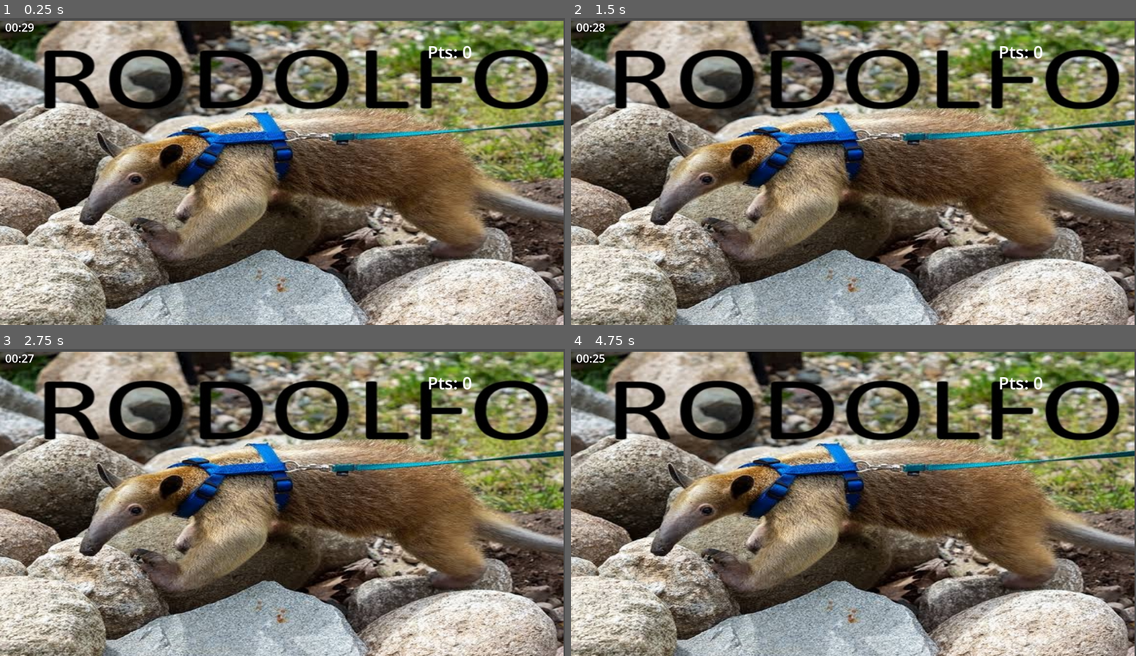
Above: before the commit, frames 1-4 (two rows, left to right).
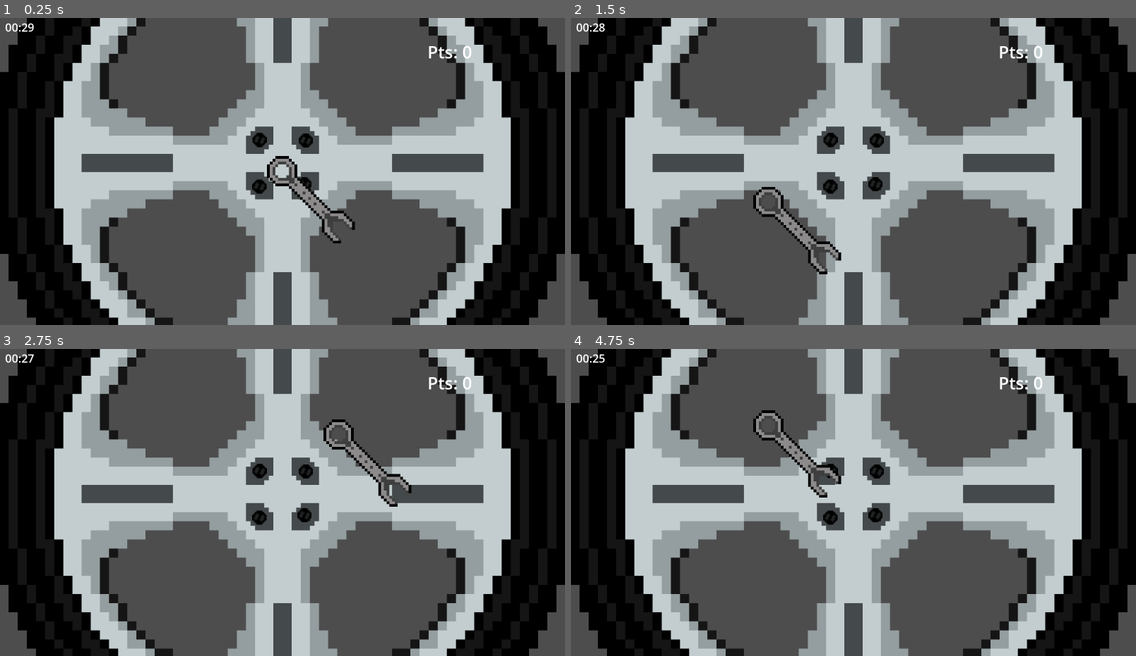
Above: after the commit, the same moments.

Repository: Joaokoojo/Garagem-16
Game: Godot game, scene res://Scenes/CarScenes/Wheel/wheel_scene.tscn
The game is run twice, just before and just after one commit, with the same random seed, the same clock (stepped at 60 frames per second) and the same inputs. This scene is started directly instead of the project's main scene.
Inputs (mouse positions are in pixels of both pictures, inside the frame that each line leads up to):
- Up to frame 1 (0.25 s): no input
- Up to frame 2 (1.5 s): tap Enter at 0.5 s; move the mouse to (977, 156) at 0.52 s; click (977, 156) at 0.67 s; tap R (Restart) at 1.25 s; drag from (740, 186) to (825, 232) at 1.27 s
- Up to frame 3 (2.75 s): tap R (Restart) at 2 s; move the mouse to (339, 434) at 2.02 s; click (339, 434) at 2.17 s
- Up to frame 4 (4.75 s): tap R (Restart) at 2.75, 3.5, 4.15 s; drag from (825, 563) to (684, 456) at 2.77 s; move the mouse to (1023, 548) at 3.52 s; click (1023, 548) at 3.67 s; drag from (684, 456) to (768, 425) at 4.27 s

The runs differ from the first frame. In frame 1, 92% of the frame differs, in the area x 0-100%, y 0-100%; in frame 2, 92%; in frame 3, 92%; in frame 4, 92%.

Commit message:
caralho foi eu acho

Diff:
--- /dev/null
+++ b/Scenes/CarScenes/Wheel/chave_de_roda.gd
@@ -0,0 +1,36 @@
+extends Node2D
+
+var travado = false
+var alvo_parafuso : Node2D = null
+
+func _ready():
+	# Esconde o cursor do mouse
+	Input.set_mouse_mode(Input.MOUSE_MODE_HIDDEN)
+	# Garante que este objeto fique na frente de todos os outros
+	z_index = 1000  # Valor alto para prioridade máxima
+
+func _process(delta):
+	if not travado:
+		global_position = get_global_mouse_position()  # Usa global_position para precisão
+	elif alvo_parafuso:
+		global_position = alvo_parafuso.global_position
+
+func _unhandled_input(event):
+	if travado and alvo_parafuso and event is InputEventMouseButton:
+		if event.button_index == MOUSE_BUTTON_WHEEL_UP and event.pressed:
+			_apertar_chave(1)
+		elif event.button_index == MOUSE_BUTTON_WHEEL_DOWN and event.pressed:
+			_apertar_chave(-1)
+	elif event is InputEventMouseButton and event.button_index == MOUSE_BUTTON_RIGHT and event.pressed:
+		travado = false
+		alvo_parafuso = null
+
+func _apertar_chave(direcao: int):
+	var rotacao = deg_to_rad(direcao * 30)
+	rotation += rotacao
+	if alvo_parafuso.has_method("apertar"):  # Verificação segura
+		alvo_parafuso.call("apertar", abs(direcao * 5))
+
+func _exit_tree():
+	# Restaura o cursor padrão
+	Input.set_mouse_mode(Input.MOUSE_MODE_VISIBLE)
--- /dev/null
+++ b/Scenes/CarScenes/Wheel/parafusos.gd
@@ -0,0 +1,50 @@
+extends Area2D
+
+var aperto : float = 0.0
+@onready var chave = get_tree().get_first_node_in_group("chave")
+var parafuso_completo = false
+var tempo_inicio_aperto : float = 0.0
+
+func _ready():
+	add_to_group("parafusos")
+	tempo_inicio_aperto = Time.get_ticks_msec()
+
+func _input_event(viewport, event, shape_idx):
+	if event is InputEventMouseButton and event.pressed and event.button_index == MOUSE_BUTTON_LEFT:
+		chave.travado = true
+		chave.alvo_parafuso = self
+
+func apertar(valor: float):
+	if parafuso_completo:
+		return
+
+	aperto += valor
+	aperto = clamp(aperto, 0, 100)
+	print("Aperto: ", round(aperto), "%")
+
+	if aperto >= 100 and not parafuso_completo:
+		parafuso_completo = true
+		var tempo_gasto = (Time.get_ticks_msec() - tempo_inicio_aperto) / 1000.0
+		var pontos = max(100 - tempo_gasto * 10, 10)  # mínimo 10 pontos
+
+		GlobalTimer.add_score(pontos)  # ✅ Soma os pontos no sistema
+
+		print("✅ Parafuso completo! Tempo: ", tempo_gasto, "s | Pontos: +", pontos)
+
+		if chave:
+			chave.travado = false
+			chave.alvo_parafuso = null
+
+		verificar_parafusos_completos()
+
+func verificar_parafusos_completos():
+	var completos = 0
+	for p in get_tree().get_nodes_in_group("parafusos"):
+		if p.has_method("esta_completo") and p.esta_completo():
+			completos += 1
+
+	if completos >= 4:
+		get_parent().finalizar_minigame()  # ✅ Agora quem finaliza é o minigame pai
+
+func esta_completo() -> bool:
+	return parafuso_completo
--- /dev/null
+++ b/Scenes/CarScenes/Wheel/wheel_scene.gd
@@ -0,0 +1,27 @@
+extends Node2D
+
+const PARAFUSOS_NECESSARIOS := 4
+var parafusos_completos := 0
+var tempo_inicio := 0.0
+
+func _ready():
+	tempo_inicio = Time.get_ticks_msec()
+	print("Minigame iniciado! Aperte ", PARAFUSOS_NECESSARIOS, " parafusos")
+
+func registrar_parafuso_completo():
+	parafusos_completos += 1
+	print("Progresso: ", parafusos_completos, "/", PARAFUSOS_NECESSARIOS)
+
+	if parafusos_completos >= PARAFUSOS_NECESSARIOS:
+		finalizar_minigame()
+
+func finalizar_minigame():
+	var tempo_decorrido = (Time.get_ticks_msec() - tempo_inicio) / 1000.0
+	print("Minigame completo em ", tempo_decorrido, " segundos!")
+
+	GlobalTimer.time_left += 10.0
+	GlobalTimer.add_minigame_time(tempo_decorrido)
+	GlobalTimer.add_score(100)
+
+	await get_tree().create_timer(1.0).timeout
+	get_tree().change_scene_to_file("res://Scenes/Main/MainScene.tscn")
--- a/Scenes/CarScenes/Wheel/wheel_scene.tscn
+++ b/Scenes/CarScenes/Wheel/wheel_scene.tscn
@@ -1,10 +1,73 @@
-[gd_scene load_steps=2 format=3 uid="uid://cxg02mqv82fm6"]
+[gd_scene load_steps=8 format=3 uid="uid://cxg02mqv82fm6"]
 
-[ext_resource type="Texture2D" uid="uid://7qotfktopv6d" path="res://Placeholders/images (2).jpg" id="1_ux7ga"]
+[ext_resource type="Script" uid="uid://drqio14plw8u" path="res://Scenes/CarScenes/Wheel/wheel_scene.gd" id="1_0nvu7"]
+[ext_resource type="Texture2D" uid="uid://bdqwbigr3w3wv" path="res://Sprites/Sprites Menores/Quest Roda/sprite_roda19.png" id="1_imqb2"]
+[ext_resource type="Texture2D" uid="uid://cgmmw5tjp7u8h" path="res://Sprites/Sprites Menores/Quest Roda/sprite_chave_boca0.png" id="2_d5qru"]
+[ext_resource type="Script" uid="uid://ucks0d26l0nf" path="res://Scenes/CarScenes/Wheel/chave_de_roda.gd" id="3_00qtp"]
+[ext_resource type="Script" uid="uid://ccxnyt4hpggn" path="res://Scenes/CarScenes/Wheel/parafusos.gd" id="4_00qtp"]
+[ext_resource type="Texture2D" uid="uid://d27ba42g4pna7" path="res://Sprites/Sprites Menores/Quest Roda/Parafuso.png" id="5_0nvu7"]
+
+[sub_resource type="CircleShape2D" id="CircleShape2D_twfpg"]
+radius = 31.1448
 
 [node name="WheelScene" type="Node2D"]
+script = ExtResource("1_0nvu7")
 
-[node name="Sprite2D" type="Sprite2D" parent="."]
-position = Vector2(818, 553.5)
-scale = Vector2(3.41298, 2.40487)
-texture = ExtResource("1_ux7ga")
+[node name="Roda" type="Sprite2D" parent="."]
+position = Vector2(990, 510)
+texture = ExtResource("1_imqb2")
+
+[node name="Chave_de_roda" type="Sprite2D" parent="." groups=["chave"]]
+position = Vector2(1148, 508)
+scale = Vector2(0.6, 0.6)
+texture = ExtResource("2_d5qru")
+centered = false
+offset = Vector2(-90, -90)
+script = ExtResource("3_00qtp")
+
+[node name="Parafuso(Area2D)" type="Area2D" parent="."]
+position = Vector2(910, 429)
+script = ExtResource("4_00qtp")
+
+[node name="Parafuso" type="Sprite2D" parent="Parafuso(Area2D)"]
+scale = Vector2(5, 5)
+texture = ExtResource("5_0nvu7")
+
+[node name="CollisionShape2D" type="CollisionShape2D" parent="Parafuso(Area2D)"]
+shape = SubResource("CircleShape2D_twfpg")
+
+[node name="Parafuso(Area2D)2" type="Area2D" parent="."]
+position = Vector2(1071, 431)
+script = ExtResource("4_00qtp")
+
+[node name="Parafuso" type="Sprite2D" parent="Parafuso(Area2D)2"]
+position = Vector2(1, 0)
+scale = Vector2(5, 5)
+texture = ExtResource("5_0nvu7")
+
+[node name="CollisionShape2D" type="CollisionShape2D" parent="Parafuso(Area2D)2"]
+position = Vector2(0, -1)
+shape = SubResource("CircleShape2D_twfpg")
+
+[node name="Parafuso(Area2D)3" type="Area2D" parent="."]
+position = Vector2(910, 590)
+script = ExtResource("4_00qtp")
+
+[node name="Parafuso" type="Sprite2D" parent="Parafuso(Area2D)3"]
+position = Vector2(-1, 3)
+scale = Vector2(5, 5)
+texture = ExtResource("5_0nvu7")
+
+[node name="CollisionShape2D" type="CollisionShape2D" parent="Parafuso(Area2D)3"]
+shape = SubResource("CircleShape2D_twfpg")
+
+[node name="Parafuso(Area2D)4" type="Area2D" parent="."]
+position = Vector2(1066.96, 584.879)
+script = ExtResource("4_00qtp")
+
+[node name="Parafuso" type="Sprite2D" parent="Parafuso(Area2D)4"]
+scale = Vector2(5, 5)
+texture = ExtResource("5_0nvu7")
+
+[node name="CollisionShape2D" type="CollisionShape2D" parent="Parafuso(Area2D)4"]
+shape = SubResource("CircleShape2D_twfpg")
--- a/Timer.gd
+++ b/Timer.gd
@@ -5,6 +5,7 @@
 var scene_changed := false
 
 var total_minigames_time := 0.0  # acumula o tempo total dos minigames
+var score := 0  # nova variável para pontos
 
 func _process(delta):
 	if time_left > 0:
@@ -14,7 +15,7 @@
 		if not scene_changed:
 			scene_changed = true
 			print("Tempo acabou! Indo para GameOver")
-			get_tree().change_scene_to_file("res://game_over.tscn")
+			get_tree().change_scene_to_file("res://Scenes/GameOver/game_over.tscn")
 
 func get_time():
 	return time_left
@@ -23,10 +24,17 @@
 	time_left = total_time
 	scene_changed = false
 
-# NOVAS FUNÇÕES PARA PONTUAÇÃO
-
+# ⏱️ Somar tempo total gasto nos minigames
 func add_minigame_time(t: float) -> void:
 	total_minigames_time += t
 
 func get_total_minigames_time() -> float:
 	return total_minigames_time
+
+# ⭐ Pontuação
+func add_score(pontos: int) -> void:
+	score += pontos
+	print("Pontos somados: ", pontos, " | Total: ", score)
+
+func get_score() -> int:
+	return score
Not shown, added: Scenes/CarScenes/Wheel/chave_de_roda.gd.uid
Not shown, added: Scenes/CarScenes/Wheel/parafusos.gd.uid
Not shown, added: Scenes/CarScenes/Wheel/wheel_scene.gd.uid
Binary file added: Sprites/Sprites Menores/Quest Roda/sprite_chave_boca0.png
Not shown, added: Sprites/Sprites Menores/Quest Roda/sprite_chave_boca0.png.import
Binary file added: Sprites/Sprites Menores/Quest Roda/sprite_roda19.png
Not shown, added: Sprites/Sprites Menores/Quest Roda/sprite_roda19.png.import
